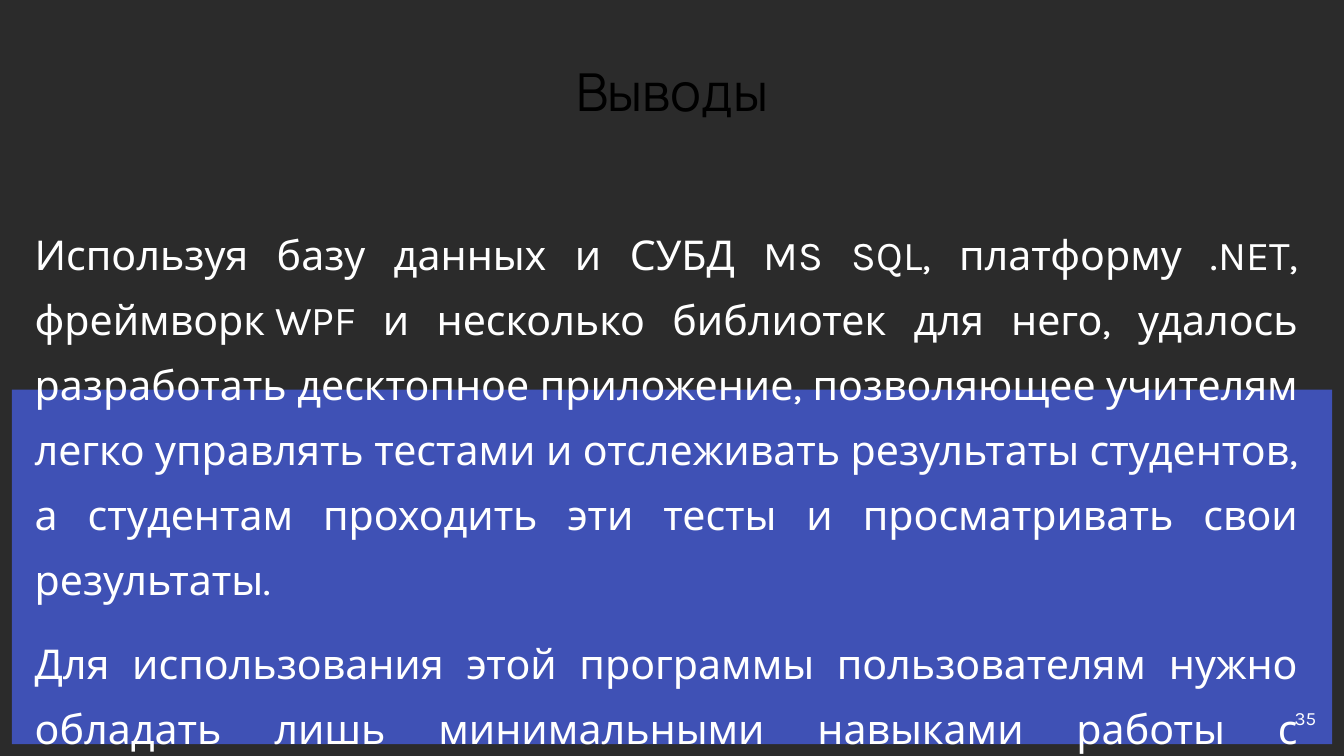
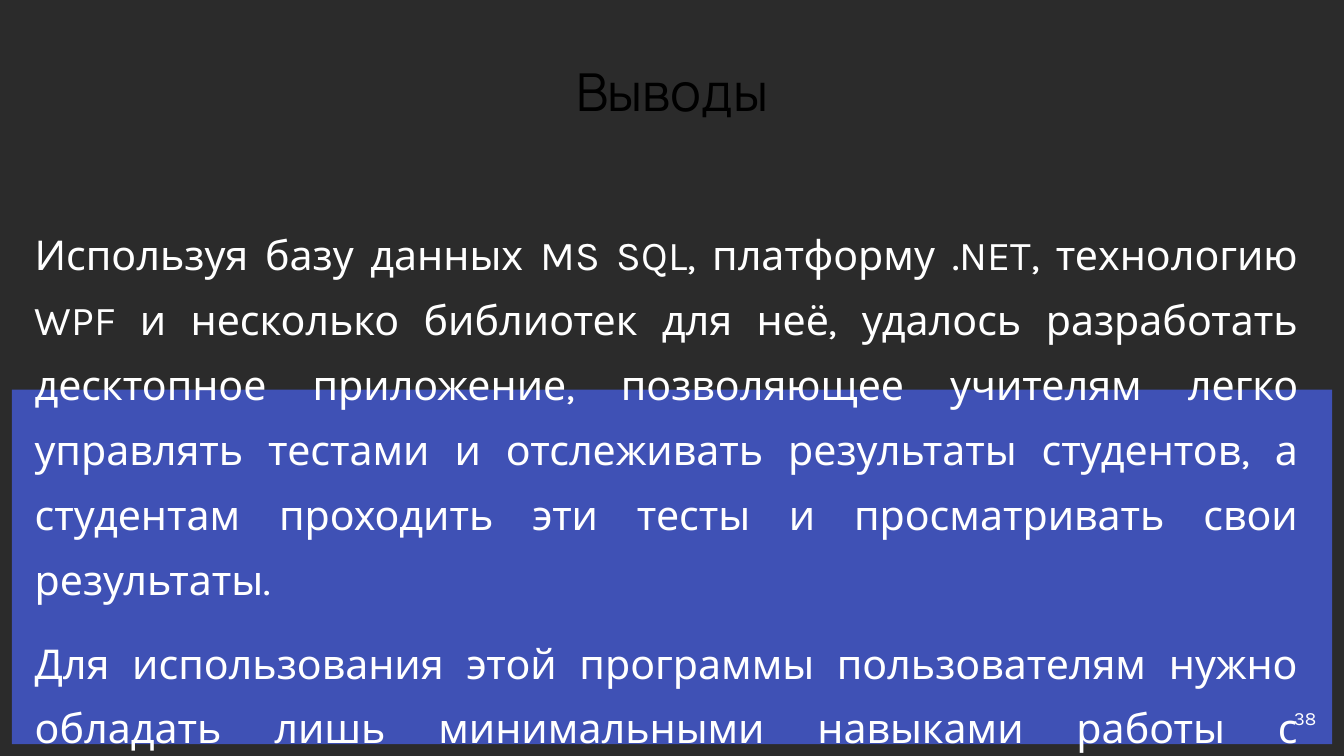
Before and after one commit to BnnQ/TestingSystem, a slide deck: slide 38 of Docs/M_Курсовой проект приложение «Система тестирования».pptx (slide 35 before the commit). Drawn at 1344x756 pixels with LibreOffice and Linux fonts; fonts in the diff are those of the drawing; background and template pictures are left out; a plain dark background stands for a picture behind light text. Boxes give left, top, right and bottom in pixels: in the first picture for what was removed or moved away, otherwise in the second. Text is boxed around its words. In the diff, an @@ line names an element or a change of style, - is before the commit and + after.

```diff
--- a/Docs/M_Курсовой проект приложение «Система тестирования».pptx
+++ b/Docs/M_Курсовой проект приложение «Система тестирования».pptx
@@ text at (x1=35, y1=238, x2=1298, y2=605): text changed @@
-Используя базу данных и СУБД MS SQL, платформу .NET, фреймворк WPF и несколько библиотек для него, удалось разработать десктопное приложение, позволяющее учителям легко управлять тестами и отслеживать результаты студентов, а студентам проходить эти тесты и просматривать свои результаты.
+Используя базу данных MS SQL, платформу .NET, технологию WPF и несколько библиотек для неё, удалось разработать десктопное приложение, позволяющее учителям легко управлять тестами и отслеживать результаты студентов, а студентам проходить эти тесты и просматривать свои результаты.
@@ page number at (x1=1294, y1=713, x2=1316, y2=725): text changed @@
-35
+38
```
Also in this commit, not shown: 5 other slides changed, 3 slides added, 2 other files.
